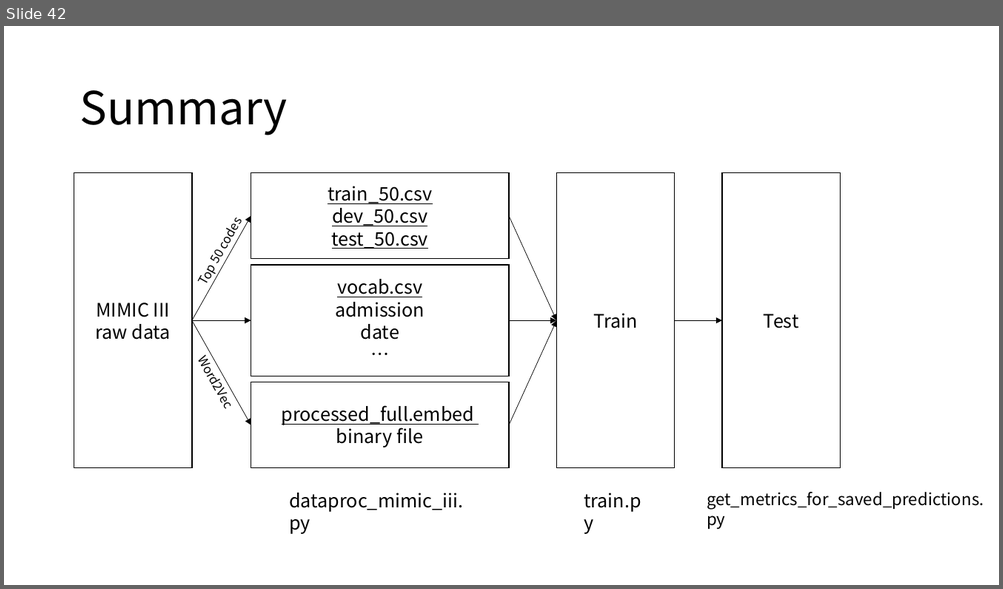
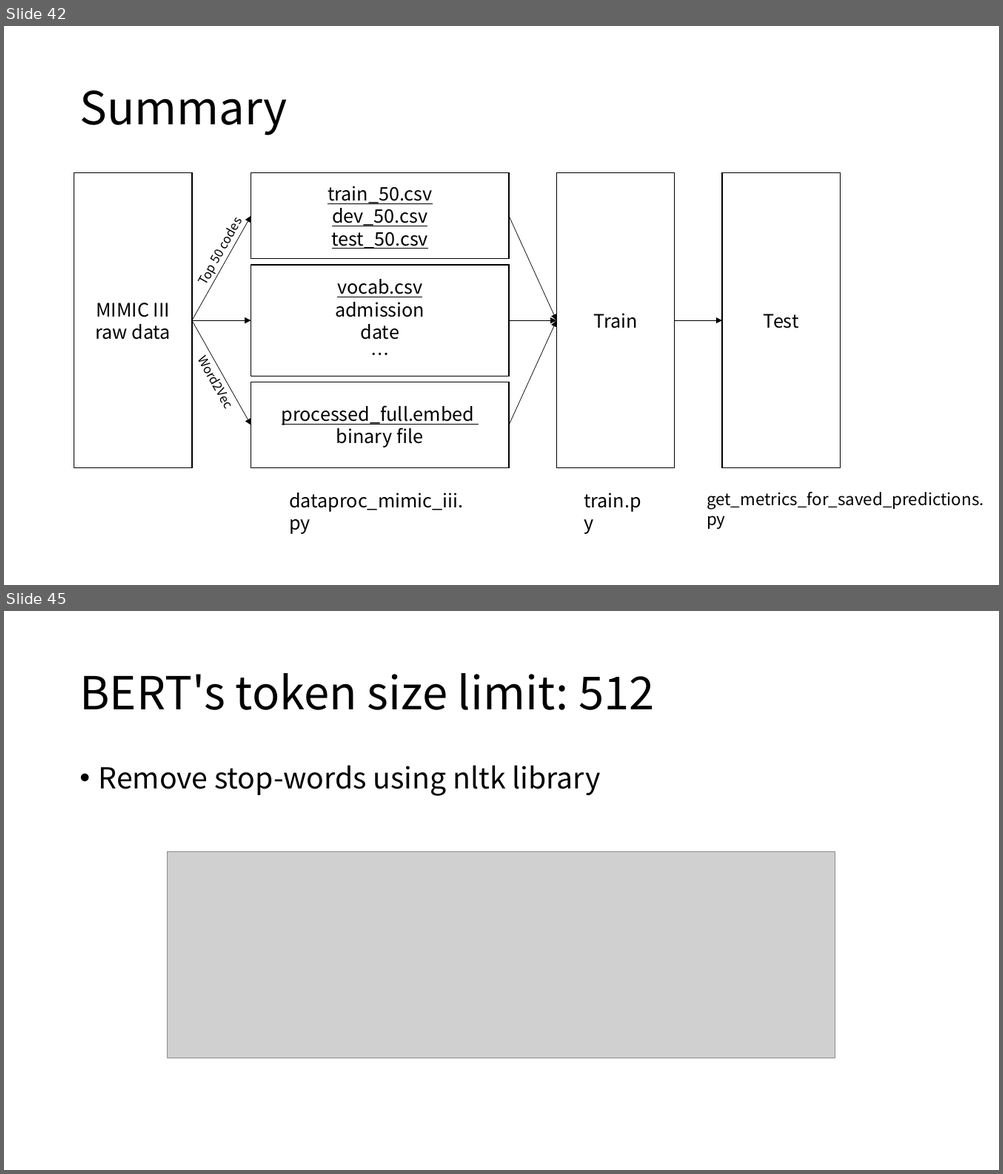
Before and after one commit to curt-tigges/mimic-dl-labeling-benchmarks, a slide deck: MIMIC_III_Preprocessing_Explained.pptx. Shown one above the other, each under a label of ours: slide 42 before the commit, slides 42 and 45 after it; the slides between them are not shown. The pictures are 1003x589 and 1003x1174 pixels, drawn with LibreOffice and Linux fonts; fonts in the diff are those of the drawing; grey boxes stand for pictures. Boxes give left, top, right and bottom in pixels: in the first picture for what was removed or moved away, otherwise in the second. Text is boxed around its words. In the diff, an @@ line names an element or a change of style, - is before the commit and + after.

```diff
--- a/MIMIC_III_Preprocessing_Explained.pptx
+++ b/MIMIC_III_Preprocessing_Explained.pptx
@@ slide 45 added at [4,611,999,1170], background #FFFFFF @@
@@ title added at [79,673,654,710], 44 pt, text #000000 @@
+BERT's token size limit: 512
@@ text added at [99,765,600,796], 28 pt, text #000000 @@
+• Remove stop-words using nltk library
@@ picture added at [168,851,835,1058] @@
```
Also in this commit, not shown: 3 other slides added, 1 other file.
